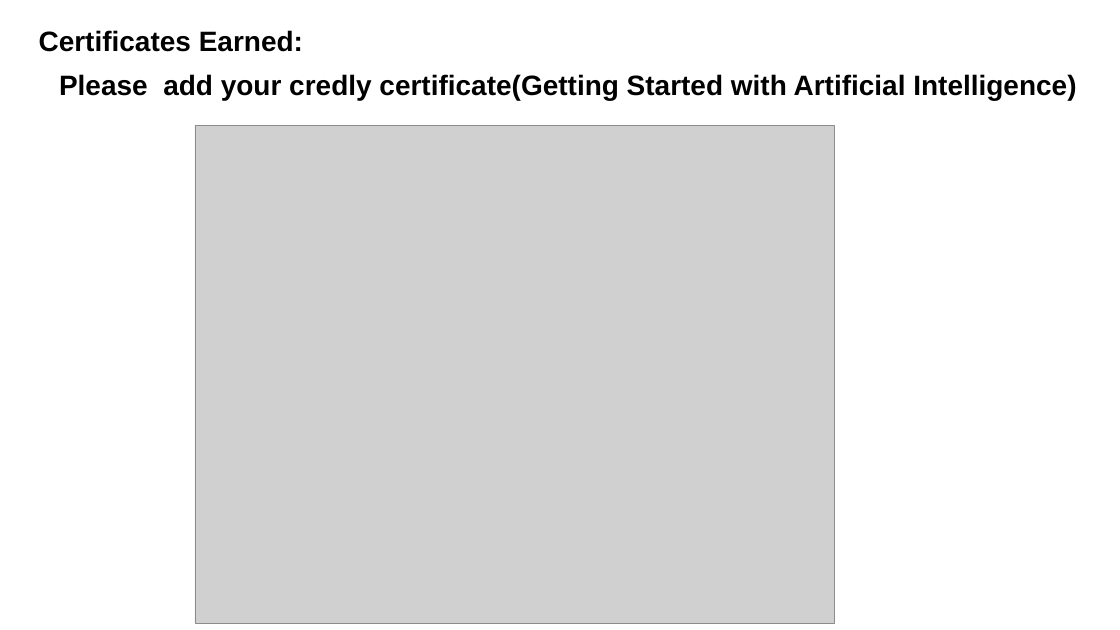
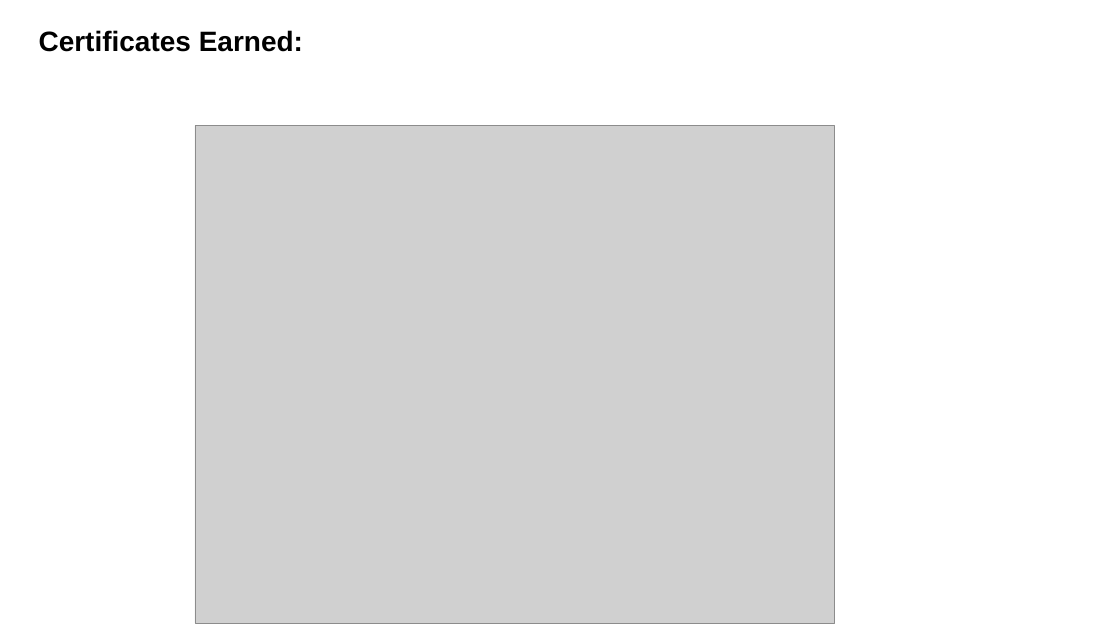
Before and after one commit to Ayushbangwal/Research-Agent, a slide deck: slide 18 of Main AICTE_IBM_BOB_Project_Submission_Template_for_EduentFoundation_.pptx. Drawn at 1120x630 pixels with LibreOffice and Linux fonts; fonts in the diff are those of the drawing; grey boxes stand for pictures. Boxes give left, top, right and bottom in pixels: in the first picture for what was removed or moved away, otherwise in the second. Text is boxed around its words. In the diff, an @@ line names an element or a change of style, - is before the commit and + after.

```diff
--- a/Main AICTE_IBM_BOB_Project_Submission_Template_for_EduentFoundation_.pptx
+++ b/Main AICTE_IBM_BOB_Project_Submission_Template_for_EduentFoundation_.pptx
@@ text removed at (59,74,1076,100) @@
-Please add your credly certificate(Getting Started with Artificial Intelligence)
```
Also in this commit, not shown: 3 other slides changed, 1 slide added, 1 slide removed.
